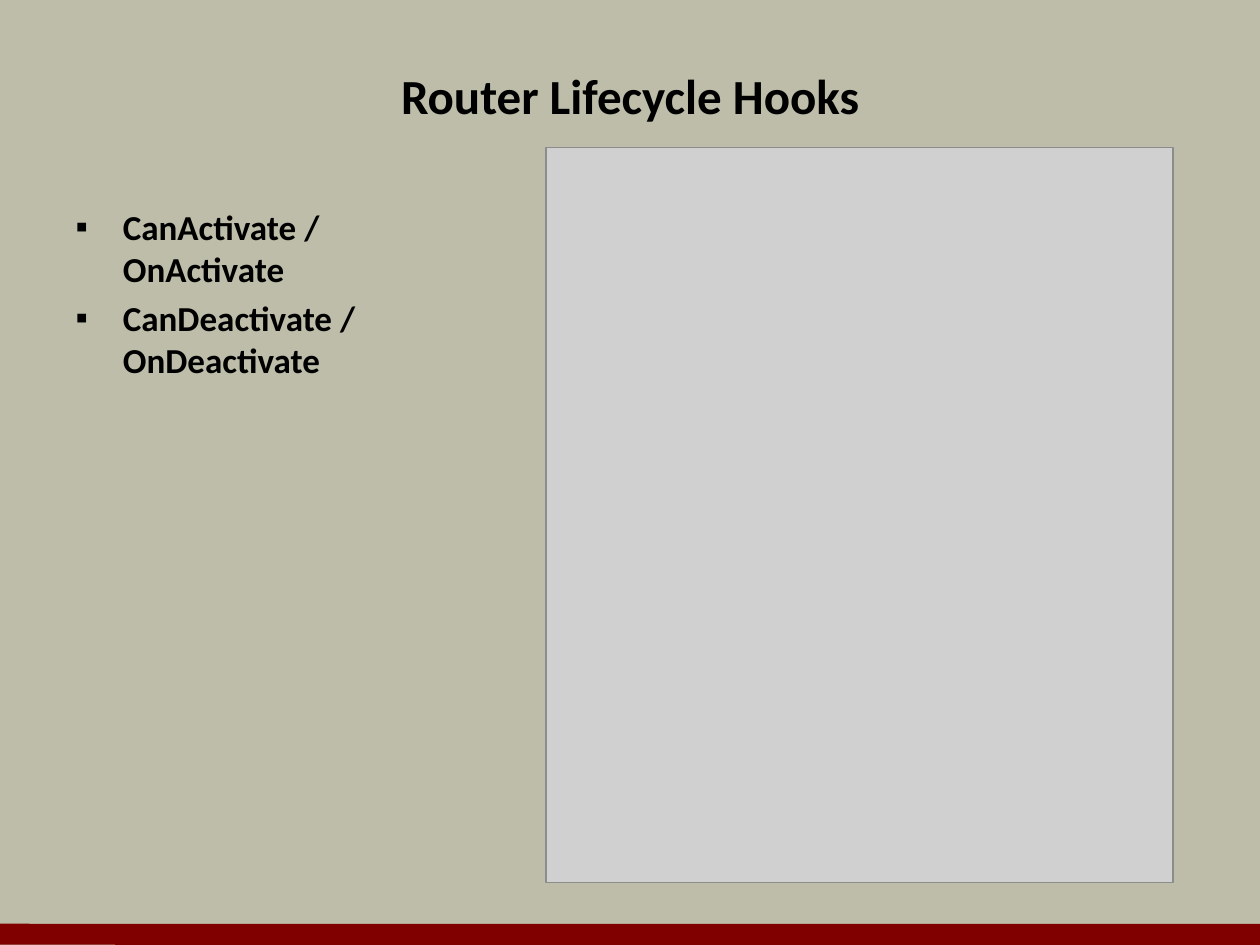
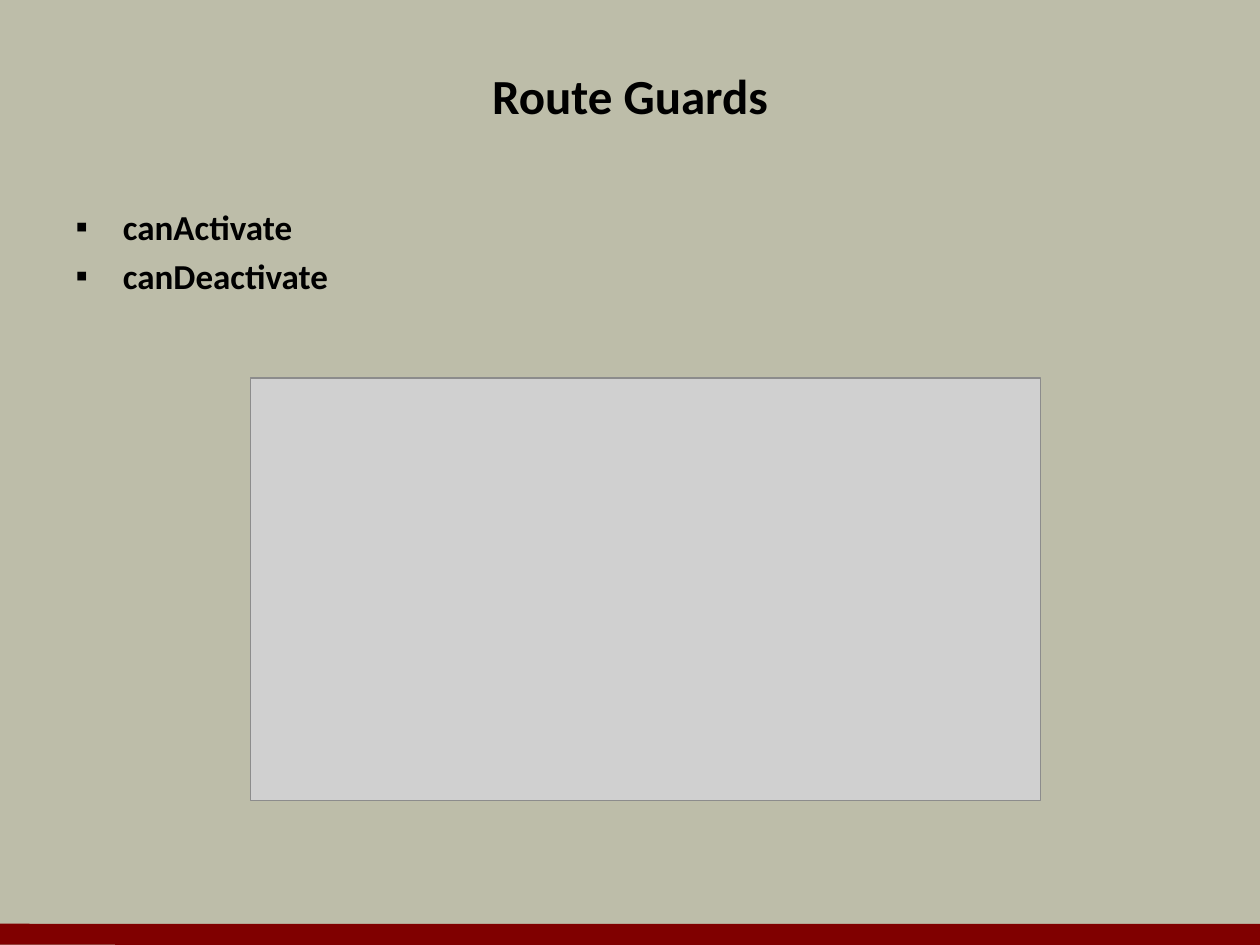
Before and after one commit to OdeToCode/classes, a slide deck: slide 11 of angular2/slides/03_Routing.pptx (slide 12 before the commit). Drawn at 1260x945 pixels with LibreOffice and Linux fonts; fonts in the diff are those of the drawing; grey boxes stand for pictures; background and template pictures are left out. Boxes give left, top, right and bottom in pixels: in the first picture for what was removed or moved away, otherwise in the second. Text is boxed around its words. In the diff, an @@ line names an element or a change of style, - is before the commit and + after.

```diff
--- a/angular2/slides/03_Routing.pptx
+++ b/angular2/slides/03_Routing.pptx
@@ title at box(492, 79, 768, 115): text changed @@
-Router Lifecycle Hooks
+Route Guards
@@ picture removed at box(546, 147, 1173, 882) @@
@@ text at box(123, 215, 328, 290): text changed @@
-▪ CanActivate / OnActivate
-▪ CanDeactivate / OnDeactivate
+▪ canActivate
+▪ canDeactivate
@@ picture added at box(251, 378, 1041, 800) @@
```
Also in this commit, not shown: 7 other slides changed, 1 slide added, 2 slides removed, 1 other file.
